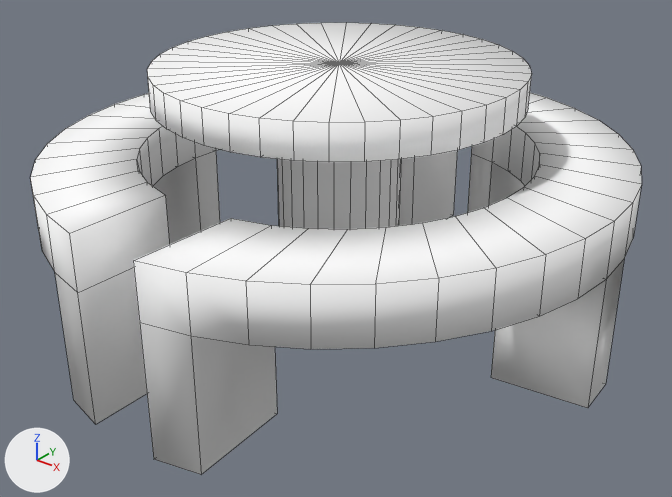
Renders of the Blender file blend/mesa_redonda.blend from each side of a commit.
Both versions are drawn from a camera (50 mm lens) standing at (27.4, -34.8, 25.2) and looking at (0.8, -1.5, 4.5). The axes (+X, +Y, +Z) are drawn at lower left. The lights are the same throughout. Mesh edges are drawn as thin lines.
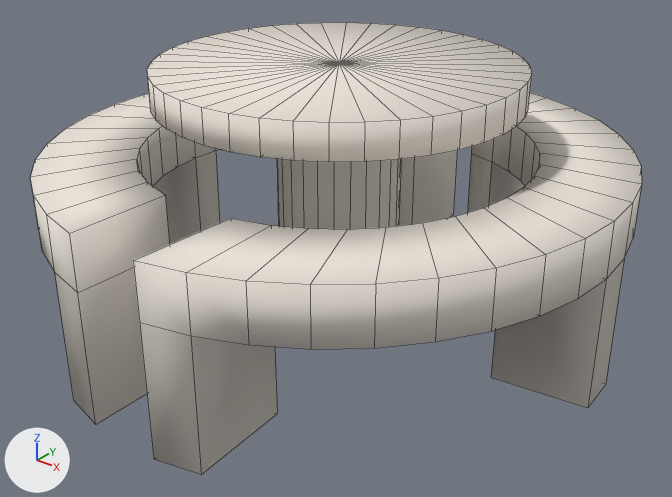
Location of each change, (x1, y1, x2, y2) in pixels of the pictures (672 x 497 px; the box of a moved part takes in the faces that stretch with it):
'Circle', recoloured, surface changed: (30, 23, 642, 475) in both
part 1 of me_circle, moved or reshaped: (491, 260, 624, 408) in both

The change, as a diff of the scene's bpy script:
```diff
--- a/blend/mesa_redonda.blend.py
+++ b/blend/mesa_redonda.blend.py
@@ mat_material @@
 mat_material = diffuse_material('Material')
-mat_material.base_color = (1.0, 1.0, 1.0)  # white #ffffff
+mat_material.base_color = (0.839, 0.784, 0.713)  # white #ece5dc
@@ me_circle @@
 me_circle.from_pydata(...)  # 305 vertices, 342 faces; spans x -3.22..7.59, y -6.01..4.98, z -6.19..-1.18
 # used by ob_circle; location = (-5.72, 0.92, 16.82); rotation_euler = (-0.00115, 0.0, 0.0), in degrees (-0.1, 0, 0); scale = (2.67, 2.67, 2.67)
+# me_circle part 1
+# 5 faces are deleted
+# 5 new faces join them
 me_circle.materials.append(mat_material)
```
